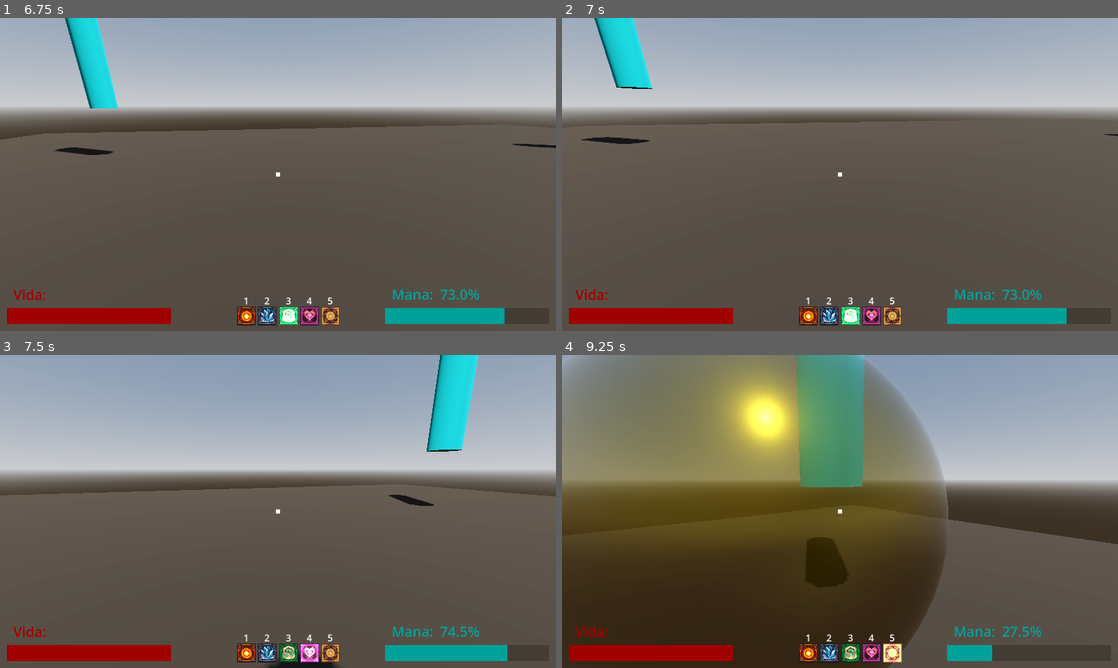
Above: before the commit, frames 1-4 (two rows, left to right).
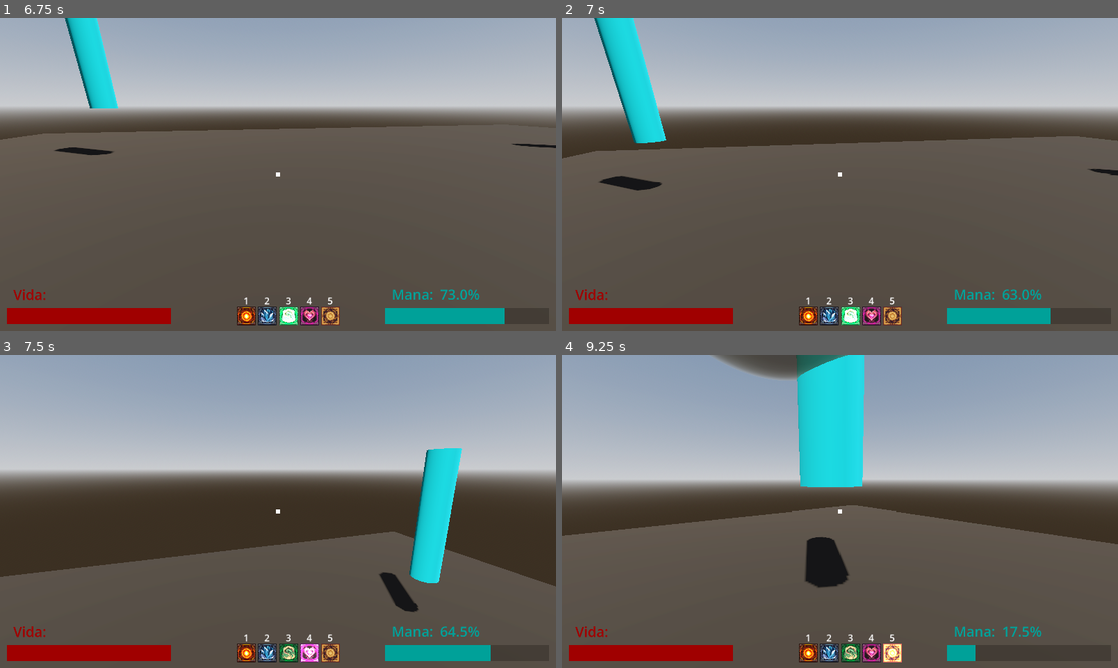
Above: after the commit, the same moments.

Repository: Isaaa43/Saudavel-e-Balanceado
Game: Godot game, scene res://cenas/main_game.tscn
Same seed, same stepped clock (60 frames per second), same inputs: the game is played once before the commit and once after it.
Inputs (mouse positions are in pixels of both pictures, inside the frame that each line leads up to):
- Up to frame 1 (6.75 s): click (278, 224) at 0.52 s; type "Alex" at 0.6 s; click "Jogar" at 1.25 s; click "Host" at 2 s; click "Começar Partida" at 2.75 s; tap Enter at 3.5 s; move the mouse to (400, 158) at 3.52 s; hold D (direita) 3.53-4.28 s; click (400, 158) at 3.6 s; tap Space (pular) at 3.77, 4.52, 6.02 s; move the mouse to (250, 174) at 4.27 s; hold W (frente) from 4.28 s (still down); click (250, 174) at 4.35 s; move the mouse to (289, 168) at 5.02 s; tap 1 at 5.1 s; click (289, 168) at 5.3 s; move the mouse to (272, 180) at 5.77 s; tap 2 at 5.85 s; click (272, 180) at 6.05 s; move the mouse to (316, 177) at 6.52 s; tap 3 at 6.6 s
- Up to frame 2 (7 s): keep holding W (frente); tap Space (pular) at 6.77 s; click (878, 177) at 6.8 s
- Up to frame 3 (7.5 s): keep holding W (frente); move the mouse to (233, 508) at 7.27 s; tap 4 at 7.35 s
- Up to frame 4 (9.25 s): tap Space (pular) at 7.52, 9.02 s; click (795, 508) at 7.55 s; move the mouse to (845, 511) at 8.02 s; tap 5 at 8.1 s; click (845, 511) at 8.3 s; move the mouse to (817, 505) at 8.77 s; release W (frente) at 8.78 s; hold D (direita) from 8.78 s (still down); click (817, 505) at 8.85 s

Frame 1 is identical in both runs. In frame 2, 7.4% of the frame differs, in the area x 0-100%, y 22-98%; in frame 3, 25%; in frame 4, 59%, in the area x 0-81%, y 0-100%.

Commit message:
feat: feitiço de pulo implementado
Criado feitiço de pulo

Diff:
--- a/luta-magos/feiticos/PuloImpulsionado/FD_pulo_impulsionado.tres
+++ b/luta-magos/feiticos/PuloImpulsionado/FD_pulo_impulsionado.tres
@@ -1,13 +1,21 @@
 [gd_resource type="Resource" script_class="FeiticoDef" format=3 uid="uid://skatmcv3uduk"]
 
-[ext_resource type="Script" uid="uid://dohcgiora0lml" path="res://scripts/game/feiticos/definicoes/comportamento_def/FC_posicionado_def.gd" id="1_f8dqq"]
+[ext_resource type="Script" uid="uid://gul6t3vhitfo" path="res://scripts/game/feiticos/definicoes/efeitos/feitico_efeito_def.gd" id="1_c7pro"]
 [ext_resource type="PackedScene" uid="uid://cgvd5620tl6yn" path="res://feiticos/PuloImpulsionado/FS_pulo_impulsionado.tscn" id="1_n0lx8"]
+[ext_resource type="Script" uid="uid://ddk2ga5ldf3f7" path="res://scripts/game/feiticos/definicoes/efeitos/instantaneo/FE_inst_impulso_def.gd" id="2_c7pro"]
 [ext_resource type="Script" uid="uid://dnavupkg51wgc" path="res://scripts/game/feiticos/definicoes/feitico_def.gd" id="2_i7opx"]
+[ext_resource type="Script" uid="uid://dbe4px883cphk" path="res://scripts/game/feiticos/definicoes/comportamento_def/FC_efeito_def.gd" id="2_n61t3"]
 [ext_resource type="Script" uid="uid://d2ynerodv584f" path="res://scripts/game/feiticos/definicoes/feitico_visual_def.gd" id="4_n61t3"]
 
-[sub_resource type="Resource" id="Resource_n61t3"]
-script = ExtResource("1_f8dqq")
-metadata/_custom_type_script = "uid://dohcgiora0lml"
+[sub_resource type="Resource" id="Resource_f5loy"]
+script = ExtResource("2_c7pro")
+metadata/_custom_type_script = "uid://ddk2ga5ldf3f7"
+
+[sub_resource type="Resource" id="Resource_nxn4u"]
+script = ExtResource("2_n61t3")
+efeitos = Array[ExtResource("1_c7pro")]([SubResource("Resource_f5loy")])
+duracao_seg = 0.5
+metadata/_custom_type_script = "uid://dbe4px883cphk"
 
 [sub_resource type="Resource" id="Resource_c7pro"]
 script = ExtResource("4_n61t3")
@@ -18,7 +26,7 @@
 script = ExtResource("2_i7opx")
 feitico_id = "PuloImpulsionado"
 nome = "Pulo Impulsionado"
-tipo = 1
+tipo = 2
 visual_def = SubResource("Resource_c7pro")
-comportamento_def = SubResource("Resource_n61t3")
+comportamento_def = SubResource("Resource_nxn4u")
 metadata/_custom_type_script = "uid://dnavupkg51wgc"
--- a/luta-magos/scripts/game/adms/feiticos_adm.gd
+++ b/luta-magos/scripts/game/adms/feiticos_adm.gd
@@ -16,7 +16,6 @@
 	if (not feitico_id) or (not feitico_def): return
 
 	var feitico: Feitico = feitico_def.criar_feitico()
-
 	feitico_contexto.aplicar_contexto(feitico)
 	feitico.criador = _get_jogador_peer_id(feitico_contexto.criador)
 
--- /dev/null
+++ b/luta-magos/scripts/game/feiticos/definicoes/efeitos/instantaneo/FE_inst_impulso_def.gd
@@ -0,0 +1,12 @@
+class_name FeiticoEfeitoInstantaneoImpulsoDef
+extends FeiticoEfeitoDef
+
+@export_group("Salto Intantaneo")
+@export var velocidade_adicional: float = 10.0
+@export var direcao: Vector3 = Vector3.UP
+
+func criar() -> FeiticoEfeitoInstantaneoImpulso:
+	var efeito := FeiticoEfeitoInstantaneoImpulso.new()
+	efeito.velocidade_adicional = velocidade_adicional
+	efeito.direcao = direcao.normalized()
+	return efeito
--- /dev/null
+++ b/luta-magos/scripts/game/feiticos/instanciancia/efeitos/instantaneo/FE_inst_impulso.gd
@@ -0,0 +1,8 @@
+class_name FeiticoEfeitoInstantaneoImpulso
+extends FeiticoEfeito
+
+var velocidade_adicional: float = 10.0
+var direcao: Vector3 = Vector3.UP
+
+func aplicar(jogador: Jogador) -> void:
+	jogador.velocity = velocidade_adicional * direcao
Not shown, added: luta-magos/scripts/game/feiticos/definicoes/efeitos/instantaneo/FE_inst_impulso_def.gd.uid
Not shown, added: luta-magos/scripts/game/feiticos/instanciancia/efeitos/instantaneo/FE_inst_impulso.gd.uid
